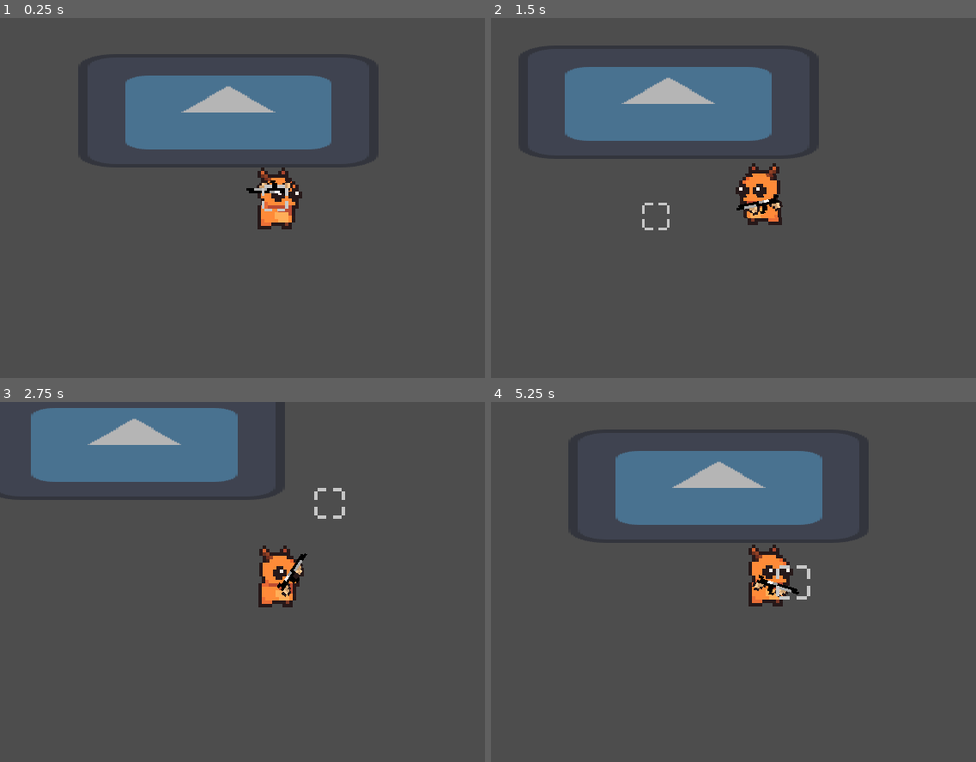
Above: before the commit, frames 1-4 (two rows, left to right).
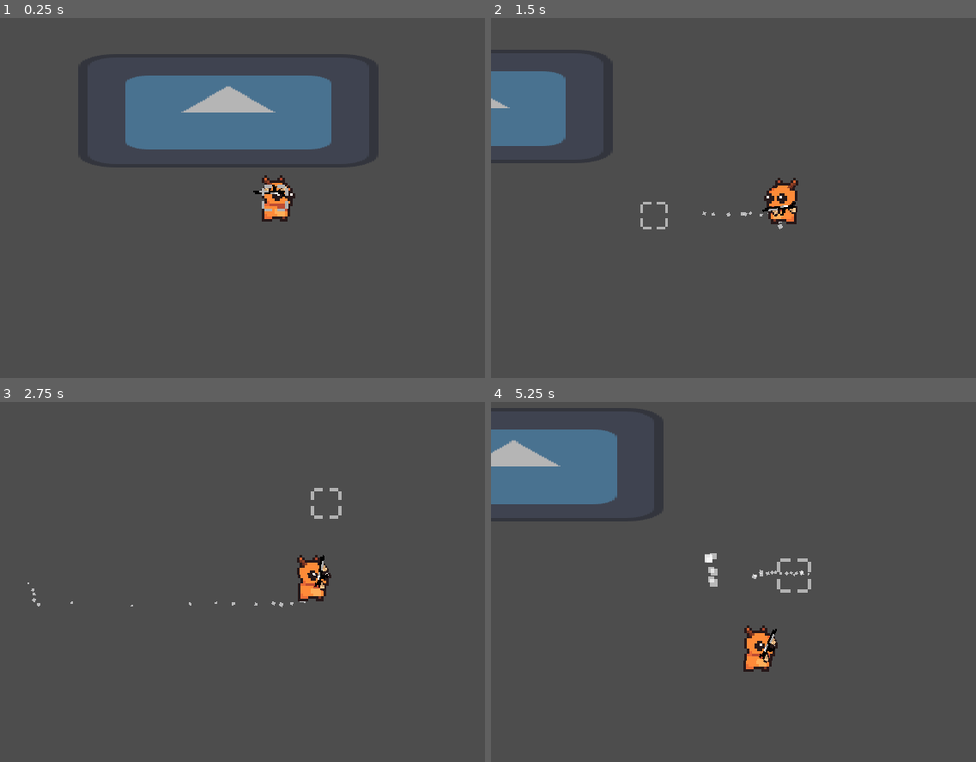
Above: after the commit, the same moments.

Repository: Satyamex/little-malice
Game: Godot game, scene res://node_2d.tscn
Two runs of this game, one before a commit and one after it. Both use one fixed random seed, a clock stepped at 60 frames per second and the inputs below. The project has no main scene, so this scene is started directly. The engine's default icon, where the game draws it, is replaced by a stand-in: a white triangle on a blue panel in a dark square.
Inputs (mouse positions are in pixels of both pictures, inside the frame that each line leads up to):
- Up to frame 1 (0.25 s): no input
- Up to frame 2 (1.5 s): move the mouse to (888, 180) at 0.52 s; hold Right (ui_right) 0.53-1.28 s; tap Space (dash, bound only after the commit) at 0.6, 1.35 s; move the mouse to (655, 216) at 1.27 s; hold Down (ui_down) from 1.28 s (still down)
- Up to frame 3 (2.75 s): move the mouse to (329, 502) at 2.02 s; release Down (ui_down) at 2.03 s; hold Right (ui_right) from 2.03 s (still down); tap Space (dash, bound only after the commit) at 2.1 s
- Up to frame 4 (5.25 s): move the mouse to (738, 654) at 2.77 s; release Right (ui_right) at 2.78 s; hold Up (ui_up) 2.78-3.53 s; tap Space (dash, bound only after the commit) every 0.75 s from 2.85 to 5.1 s; move the mouse to (932, 636) at 3.52 s; hold Left (ui_left) 3.53-5.03 s; tap Escape (pause) at 4.15 s; move the mouse to (602, 528) at 4.27 s; move the mouse to (791, 582) at 5.02 s; hold Down (ui_down) from 5.03 s (still down)

The runs differ from the first frame. In frame 1, 0.9% of the frame differs, in the area x 50-63%, y 41-59%; in frame 2, 15%; in frame 3, 12%; in frame 4, 18%, in the area x 0-78%, y 1-75%.

Commit message:
refactor and dashing
-refactored project
-added dashing
-added particles and prewarming particles
-smoothened camera movement while following the player

Diff:
--- a/prefab_scenes/player.tscn
+++ b/prefab_scenes/player.tscn
@@ -8,7 +8,7 @@
 [ext_resource type="Texture2D" uid="uid://cxyktewpi03ft" path="res://sprites/cursor.png" id="4_nqlep"]
 
 [sub_resource type="CircleShape2D" id="CircleShape2D_t3daw"]
-radius = 55.0
+radius = 35.128338
 
 [sub_resource type="Animation" id="Animation_sweqy"]
 length = 0.001
@@ -39,15 +39,15 @@
 
 [sub_resource type="Animation" id="Animation_xo1h1"]
 resource_name = "dash"
-length = 0.2
-tracks/0/type = "value"
-tracks/0/imported = false
-tracks/0/enabled = true
-tracks/0/path = NodePath("player_sprite:skew")
-tracks/0/interp = 1
-tracks/0/loop_wrap = true
-tracks/0/keys = {
-"times": PackedFloat32Array(0, 0.10065834, 0.2),
+length = 0.15
+tracks/0/type = "value"
+tracks/0/imported = false
+tracks/0/enabled = true
+tracks/0/path = NodePath("player_sprite:skew")
+tracks/0/interp = 1
+tracks/0/loop_wrap = true
+tracks/0/keys = {
+"times": PackedFloat32Array(0, 0.06666667, 0.13333334),
 "transitions": PackedFloat32Array(1, 1, 1),
 "update": 0,
 "values": [0.0, 1.293289, 0.0]
@@ -55,7 +55,7 @@
 
 [sub_resource type="Animation" id="Animation_hqtel"]
 resource_name = "walk"
-length = 0.8
+length = 0.5
 step = 0.05
 tracks/0/type = "value"
 tracks/0/imported = false
@@ -64,7 +64,7 @@
 tracks/0/interp = 2
 tracks/0/loop_wrap = true
 tracks/0/keys = {
-"times": PackedFloat32Array(0, 0.2, 0.4, 0.6, 0.8),
+"times": PackedFloat32Array(0, 0.1, 0.25, 0.4, 0.5),
 "transitions": PackedFloat32Array(1, 1, 1, 1, 1),
 "update": 0,
 "values": [-0.07853982, 0.0, 0.07853982, 0.0, -0.07853982]
@@ -76,16 +76,33 @@
 tracks/1/interp = 2
 tracks/1/loop_wrap = true
 tracks/1/keys = {
-"times": PackedFloat32Array(0, 0.2, 0.4, 0.6, 0.8),
+"times": PackedFloat32Array(0, 0.1, 0.25, 0.4, 0.5),
 "transitions": PackedFloat32Array(1, 1, 1, 1, 1),
 "update": 0,
 "values": [Vector2(-5, 0), Vector2(0, -8), Vector2(5, 0), Vector2(0, -8), Vector2(-5, 0)]
+}
+
+[sub_resource type="Animation" id="Animation_7ah8x"]
+resource_name = "dash_2"
+length = 0.15
+tracks/0/type = "value"
+tracks/0/imported = false
+tracks/0/enabled = true
+tracks/0/path = NodePath("player_sprite:skew")
+tracks/0/interp = 1
+tracks/0/loop_wrap = true
+tracks/0/keys = {
+"times": PackedFloat32Array(0, 0.06666667, 0.13333334),
+"transitions": PackedFloat32Array(1, 1, 1),
+"update": 0,
+"values": [0.0, -1.3089969389957472, 0.0]
 }
 
 [sub_resource type="AnimationLibrary" id="AnimationLibrary_2hs0m"]
 _data = {
 &"RESET": SubResource("Animation_sweqy"),
 &"dash": SubResource("Animation_xo1h1"),
+&"dash_2": SubResource("Animation_7ah8x"),
 &"walk": SubResource("Animation_hqtel")
 }
 
@@ -129,10 +146,49 @@
 
 [sub_resource type="ShaderMaterial" id="ShaderMaterial_7ah8x"]
 shader = ExtResource("4_2ju3q")
-shader_parameter/intensity = 0.22000001045
+shader_parameter/intensity = 0.30000001425
+
+[sub_resource type="Curve" id="Curve_7ah8x"]
+_data = [Vector2(0, 1), 0.0, 0.0, 0, 0, Vector2(0.8368422, 0.8599222), 0.6048815, 0.6048815, 0, 0, Vector2(1, 0), 0.0, 0.0, 0, 0]
+point_count = 3
+
+[sub_resource type="CurveTexture" id="CurveTexture_wc3t2"]
+curve = SubResource("Curve_7ah8x")
+
+[sub_resource type="ParticleProcessMaterial" id="ParticleProcessMaterial_7ah8x"]
+particle_flag_disable_z = true
+emission_shape = 1
+emission_sphere_radius = 4.0
+angle_min = -720.0
+angle_max = 720.0
+spread = 118.435
+gravity = Vector3(-80, -2, 0)
+scale_min = 3.0
+scale_max = 5.0
+scale_curve = SubResource("CurveTexture_wc3t2")
+color = Color(1, 1, 1, 0.6117647)
+
+[sub_resource type="Curve" id="Curve_wc3t2"]
+_data = [Vector2(0, 1), 0.0, 0.0, 0, 0, Vector2(0.6684211, 1), 0.0, 0.0, 0, 0, Vector2(1, 0), 0.0, 0.0, 0, 0]
+point_count = 3
+
+[sub_resource type="CurveTexture" id="CurveTexture_vgixw"]
+curve = SubResource("Curve_wc3t2")
+
+[sub_resource type="ParticleProcessMaterial" id="ParticleProcessMaterial_d0ayv"]
+particle_flag_disable_z = true
+emission_shape = 3
+emission_box_extents = Vector3(1, 16, 1)
+gravity = Vector3(-5000, 0, 0)
+scale_min = 5.0
+scale_max = 10.0
+scale_curve = SubResource("CurveTexture_vgixw")
+color = Color(1, 1, 1, 0.6039216)
 
 [node name="player" type="CharacterBody2D"]
 script = ExtResource("1_t3daw")
+speed = 130
+dash_speed = 1000
 
 [node name="player_collider" type="CollisionShape2D" parent="."]
 shape = SubResource("CircleShape2D_t3daw")
@@ -140,7 +196,7 @@
 
 [node name="player_sprite" type="Sprite2D" parent="."]
 texture_filter = 1
-scale = Vector2(4, 4)
+scale = Vector2(3, 3)
 texture = ExtResource("1_xo1h1")
 
 [node name="player_gun_anchor" type="Node2D" parent="player_sprite"]
@@ -172,3 +228,19 @@
 texture = ExtResource("4_nqlep")
 
 [node name="Cam" type="Camera2D" parent="."]
+position_smoothing_enabled = true
+
+[node name="walk_particles" type="GPUParticles2D" parent="."]
+z_index = -1
+position = Vector2(-1, 24)
+amount = 18
+lifetime = 0.9
+randomness = 1.0
+process_material = SubResource("ParticleProcessMaterial_7ah8x")
+
+[node name="dash_particles" type="GPUParticles2D" parent="."]
+z_index = -1
+lifetime = 0.18000000000000002
+explosiveness = 0.95
+randomness = 1.0
+process_material = SubResource("ParticleProcessMaterial_d0ayv")
--- a/prefab_scripts/player.gd
+++ b/prefab_scripts/player.gd
@@ -1,16 +1,69 @@
 extends CharacterBody2D
 
-@onready var player: CharacterBody2D = $"."
 @onready var player_anims: AnimationPlayer = $player_anims
+@onready var walk_particles: GPUParticles2D = $walk_particles
+@onready var player_sprite: Sprite2D = $player_sprite
+@onready var dash_particles: GPUParticles2D = $dash_particles
 
 @export var speed: int = 80
+@export var dash_speed: int = speed * 3
+@export var dash_duration: float = 0.15
+@export var dash_cooldown: float = 1.4
+
+var dashing: bool = false
+var dash_timer: float = 0.0
+var dashed: bool = false
+var direction: Vector2 = Vector2.ZERO
+
+func _ready() -> void:
+	dash_particles.visible = false
+	walk_particles.visible = false
+	dash_particles.one_shot = true
+	dash_particles.emitting = true
+	walk_particles.emitting = true
+	await get_tree().create_timer(max(dash_particles.lifetime, walk_particles.lifetime)).timeout
+	dash_particles.emitting = false
+	walk_particles.emitting = false
+	dash_particles.visible = true
+	walk_particles.visible = true
+
+func _process(_delta: float) -> void:
+	direction = Vector2(Input.get_axis("move_left","move_right"), Input.get_axis("move_up","move_down"))
+	if not dashing:
+		if Input.is_action_just_pressed("dash") and direction != Vector2.ZERO and not dashed:
+			dashing = true
+			dashed = true
+			dash_timer = dash_duration
+			replenish_dash()
+			dash_particles.emitting = true
+	elif dashing:
+		dash_timer -= _delta
+		if dash_timer <= 0:
+			dashing = false
+			dash_particles.emitting = false
+
+	if dashing:
+		if direction.x > 0:
+			player_anims.play("dash")
+		elif direction.x < 0:
+			player_anims.play("dash_2")
+	elif direction.length() > 0:
+		player_anims.play("walk")
+		walk_particles.emitting = true
+	else:
+		walk_particles.emitting = false
+		player_anims.pause()
 
 func _physics_process(_delta: float) -> void:
-	var direction: Vector2 = Vector2(Input.get_axis("ui_left","ui_right"), Input.get_axis("ui_up","ui_down"))
-	if direction.length() > 0:
-		direction = direction.normalized()
-		player.velocity = player.velocity.lerp(direction * speed, _delta * 10)
-		player_anims.play("walk")
+	if dashing:
+		self.velocity = direction.normalized() * dash_speed
 	else:
-		player.velocity = player.velocity.lerp(Vector2.ZERO, _delta * 10)
-	player.move_and_slide()
+		if direction.length() > 0:
+			self.velocity = self.velocity.lerp(direction.normalized() * speed, _delta * 10)
+		else:
+			self.velocity = self.velocity.lerp(Vector2.ZERO, _delta * 100)
+	move_and_slide()
+
+func replenish_dash() -> void:
+	await get_tree().create_timer(dash_cooldown).timeout
+	dashed = false
--- a/project.godot
+++ b/project.godot
@@ -59,6 +59,35 @@
 "events": [Object(InputEventKey,"resource_local_to_scene":false,"resource_name":"","device":-1,"window_id":0,"alt_press …(195 unchanged characters)…
 ]
 }
+move_left={
+"deadzone": 0.2,
+"events": [Object(InputEventKey,"resource_local_to_scene":false,"resource_name":"","device":-1,"window_id":0,"alt_pressed":false,"shift_pressed":false,"ctrl_pressed":false,"meta_pressed":false,"pressed":false,"keycode":0,"physical_keycode":65,"key_label":0,"unicode":97,"location":0,"echo":false,"script":null)
+, Object(InputEventKey,"resource_local_to_scene":false,"resource_name":"","device":-1,"window_id":0,"alt_pressed":false,"shift_pressed":false,"ctrl_pressed":false,"meta_pressed":false,"pressed":false,"keycode":0,"physical_keycode":4194319,"key_label":0,"unicode":0,"location":0,"echo":false,"script":null)
+]
+}
+move_right={
+"deadzone": 0.2,
+"events": [Object(InputEventKey,"resource_local_to_scene":false,"resource_name":"","device":-1,"window_id":0,"alt_pressed":false,"shift_pressed":false,"ctrl_pressed":false,"meta_pressed":false,"pressed":false,"keycode":0,"physical_keycode":68,"key_label":0,"unicode":100,"location":0,"echo":false,"script":null)
+, Object(InputEventKey,"resource_local_to_scene":false,"resource_name":"","device":-1,"window_id":0,"alt_pressed":false,"shift_pressed":false,"ctrl_pressed":false,"meta_pressed":false,"pressed":false,"keycode":0,"physical_keycode":4194321,"key_label":0,"unicode":0,"location":0,"echo":false,"script":null)
+]
+}
+move_up={
+"deadzone": 0.2,
+"events": [Object(InputEventKey,"resource_local_to_scene":false,"resource_name":"","device":-1,"window_id":0,"alt_pressed":false,"shift_pressed":false,"ctrl_pressed":false,"meta_pressed":false,"pressed":false,"keycode":0,"physical_keycode":87,"key_label":0,"unicode":119,"location":0,"echo":false,"script":null)
+, Object(InputEventKey,"resource_local_to_scene":false,"resource_name":"","device":-1,"window_id":0,"alt_pressed":false,"shift_pressed":false,"ctrl_pressed":false,"meta_pressed":false,"pressed":false,"keycode":0,"physical_keycode":4194320,"key_label":0,"unicode":0,"location":0,"echo":false,"script":null)
+]
+}
+move_down={
+"deadzone": 0.2,
+"events": [Object(InputEventKey,"resource_local_to_scene":false,"resource_name":"","device":-1,"window_id":0,"alt_pressed":false,"shift_pressed":false,"ctrl_pressed":false,"meta_pressed":false,"pressed":false,"keycode":0,"physical_keycode":83,"key_label":0,"unicode":115,"location":0,"echo":false,"script":null)
+, Object(InputEventKey,"resource_local_to_scene":false,"resource_name":"","device":-1,"window_id":0,"alt_pressed":false,"shift_pressed":false,"ctrl_pressed":false,"meta_pressed":false,"pressed":false,"keycode":0,"physical_keycode":4194322,"key_label":0,"unicode":0,"location":0,"echo":false,"script":null)
+]
+}
+dash={
+"deadzone": 0.2,
+"events": [Object(InputEventKey,"resource_local_to_scene":false,"resource_name":"","device":-1,"window_id":0,"alt_pressed":false,"shift_pressed":false,"ctrl_pressed":false,"meta_pressed":false,"pressed":false,"keycode":0,"physical_keycode":32,"key_label":0,"unicode":32,"location":0,"echo":false,"script":null)
+]
+}
 
 [rendering]
 
Not shown: 1 places in prefab_scenes/player.tscn that only renumber resources
